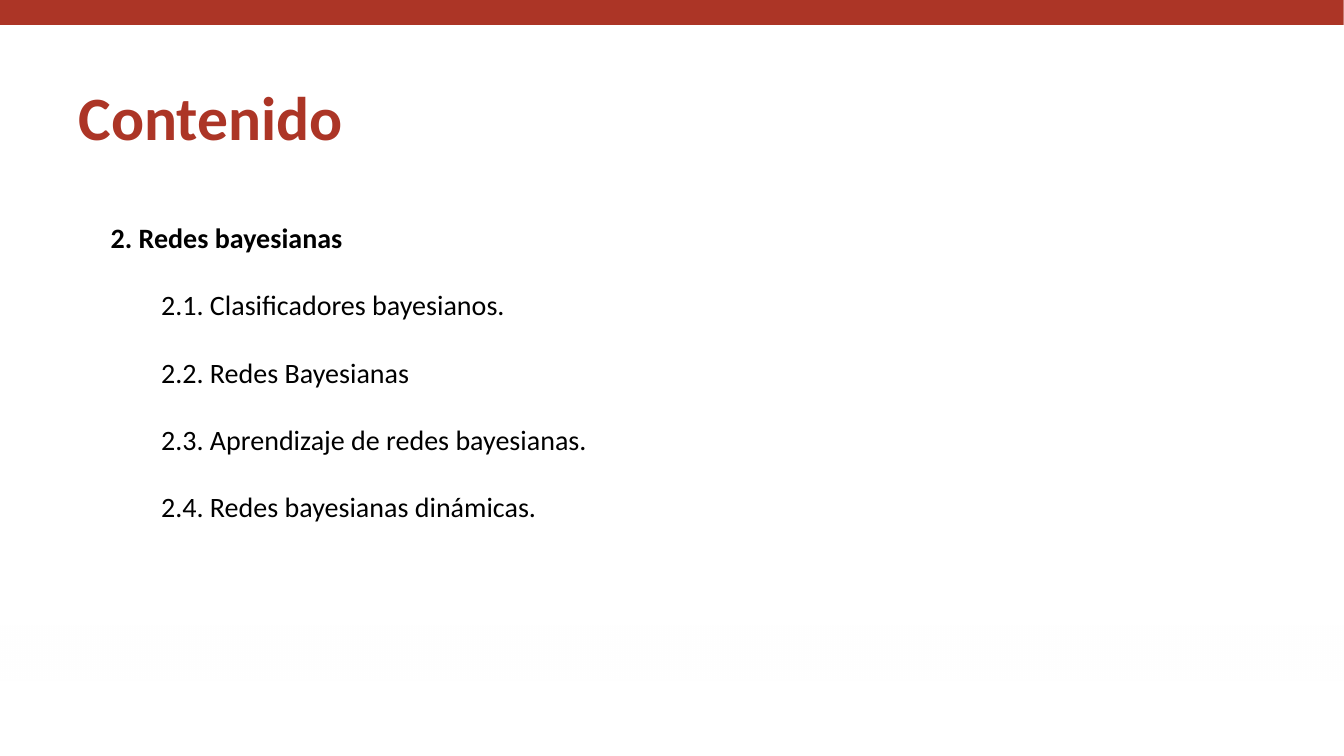
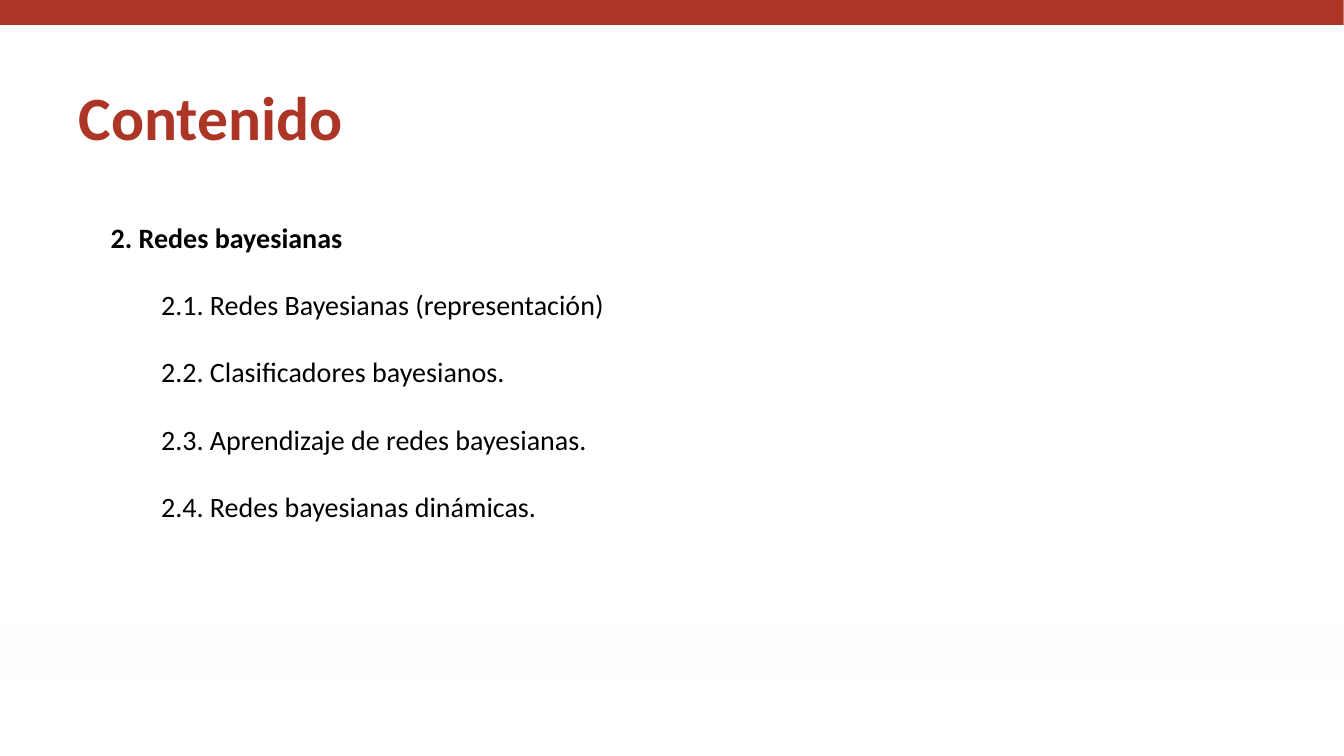
Before and after one commit to igomezv/RazonamientoProbabilistico, a slide deck: slide 3 of slides/M4_L2_bjp_2.pptx. Drawn at 1344x756 pixels with LibreOffice and Linux fonts; fonts in the diff are those of the drawing; background and template pictures are left out. Boxes give left, top, right and bottom in pixels: in the first picture for what was removed or moved away, otherwise in the second. Text is boxed around its words. In the diff, an @@ line names an element or a change of style, - is before the commit and + after.

```diff
--- a/slides/M4_L2_bjp_2.pptx
+++ b/slides/M4_L2_bjp_2.pptx
@@ text at [161,294,603,387]: text changed @@
-2.1. Clasificadores bayesianos.
-2.2. Redes Bayesianas
+2.1. Redes Bayesianas (representación)
+2.2. Clasificadores bayesianos.
```
Also in this commit, not shown: 7 other slides changed, 2 slides added, 1 slide removed, 4 other files.
